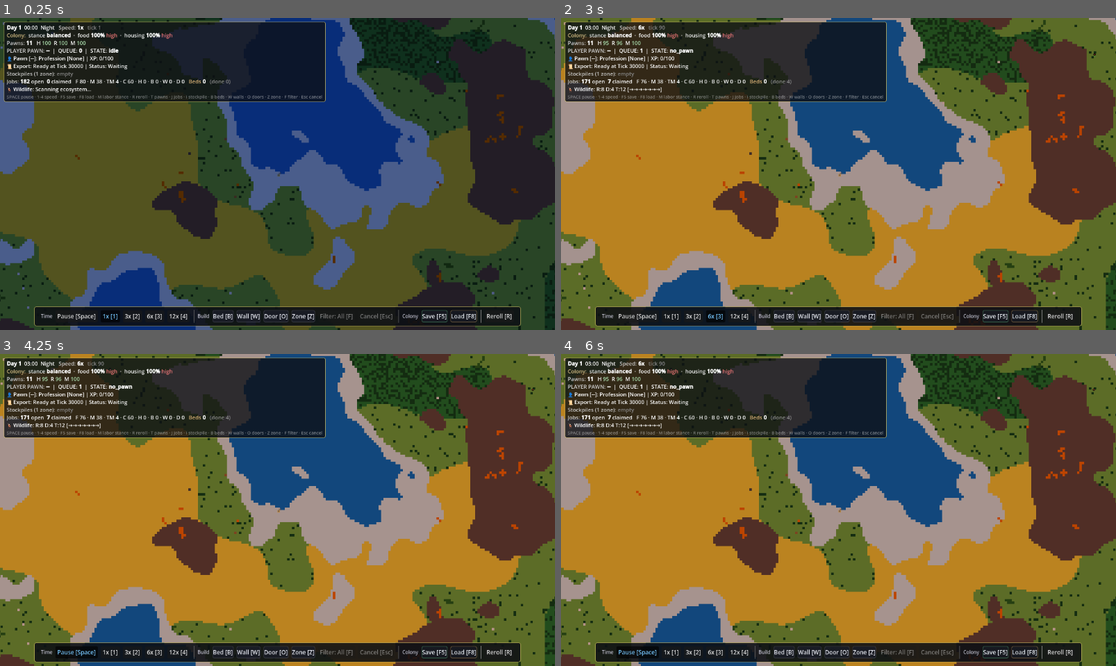
Above: before the commit, frames 1-4 (two rows, left to right).
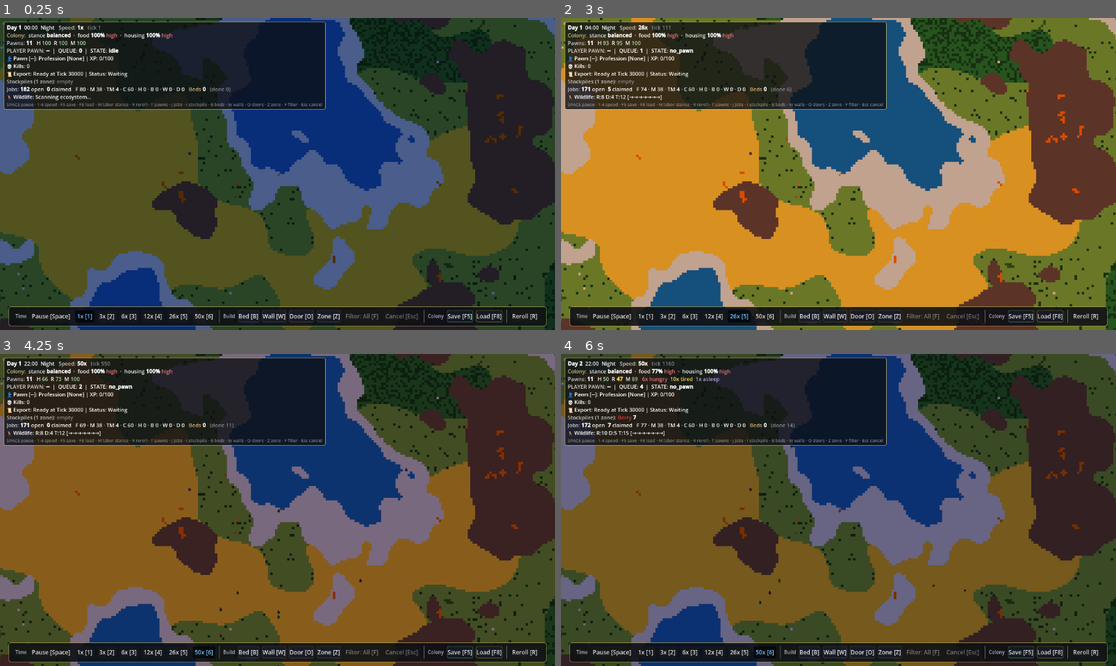
Above: after the commit, the same moments.

Repository: PVAGR/HeelKawn1
Game: Godot game, scene res://scenes/main/Main.tscn
Two runs of this game, one before a commit and one after it. Both use one fixed random seed, a clock stepped at 60 frames per second and the inputs below.
Inputs (mouse positions are in pixels of both pictures, inside the frame that each line leads up to):
- Up to frame 1 (0.25 s): no input
- Up to frame 2 (3 s): click "1x [1]" at 0.5 s; click "3x [2]" at 1.25 s; click "6x [3]" at 2 s; tap Enter at 2.75 s; move the mouse to (960, 158) at 2.77 s; hold Right (ui_right) from 2.78 s (still down); tap 5 at 2.85 s; click (960, 158) at 2.92 s
- Up to frame 3 (4.25 s): tap Space at 3.02 s; tap 6 at 3.05 s; release Right (ui_right) at 3.5 s; drag from (166, 525) to (249, 572) at 3.52 s
- Up to frame 4 (6 s): move the mouse to (894, 441) at 4.27 s; hold Right (ui_right) 4.28-5 s; tap 5 at 4.35 s; tap 6 at 4.55 s; drag from (810, 572) to (672, 463) at 5.02 s; move the mouse to (1005, 556) at 5.77 s; hold Left (ui_left) from 5.78 s (still down); tap Enter at 5.85 s

The runs differ from the first frame. In frame 1, 4.4% of the frame differs, in the area x 0-99%, y 14-99%; in frame 2, 44%; in frame 3, 59%; in frame 4, 70%, in the area x 0-100%, y 0-100%.

Commit message:
Phase 9 high-speed controls, raid auto-clear, and kill counter
Add 26x/50x speed tiers, clear active raids when no pawns remain, log enemy kills with attacker context, and track/display global kill count while recording enemy_death events in WorldMemory.

Made-with: Cursor

Diff:
--- a/autoloads/GameManager.gd
+++ b/autoloads/GameManager.gd
@@ -14,7 +14,7 @@
 ## "overnight farming" tier -- fine for running an established colony, but at
 ## this rate a single _process frame can queue many sim ticks so any per-tick
 ## work (pathing, allocations) amplifies. Keep hot paths cheap.
-const SPEED_STEPS: Array[float] = [1.0, 3.0, 6.0, 12.0]
+const SPEED_STEPS: Array[float] = [1.0, 3.0, 6.0, 12.0, 26.0, 50.0]
 ## Set true only when actively debugging pawn/animal internals.
 const VERBOSE_SIM_LOGS: bool = false
 ## Hard cap to prevent "catch-up storms" where one slow frame triggers hundreds
--- a/autoloads/WorldMemory.gd
+++ b/autoloads/WorldMemory.gd
@@ -5,7 +5,7 @@
 const SCHEMA: int = 1
 const MAX_EVENTS: int = 5000
 
-enum Kind { PAWN_DEATH = 0, ANIMAL_DEATH = 1 }
+enum Kind { PAWN_DEATH = 0, ANIMAL_DEATH = 1, ENEMY_DEATH = 2 }
 
 var _events: Array[Dictionary] = []
 var _dirty: bool = false
@@ -81,6 +81,27 @@
 		"r": _region_key(tile.x, tile.y),
 		"sp": species,
 		"sn": species_name,
+	})
+
+
+func record_enemy_death(
+		tick: int,
+		tile: Vector2i,
+		enemy_name: String,
+		attacker_name: String,
+		total_kills: int
+	) -> void:
+	_append({
+		"s": SCHEMA,
+		"k": int(Kind.ENEMY_DEATH),
+		"type": "enemy_death",
+		"t": tick,
+		"x": tile.x,
+		"y": tile.y,
+		"r": _region_key(tile.x, tile.y),
+		"enemy": enemy_name,
+		"attacker": attacker_name,
+		"kill_count": total_kills,
 	})
 
 
--- a/scenes/main/Main.gd
+++ b/scenes/main/Main.gd
@@ -122,6 +122,7 @@
 var _player_input: PlayerInputBuffer = null
 var _player_action_state: String = "idle"
 var _kernel_diagnostic: KernelDiagnostic = null
+var _kill_count: int = 0
 ## Pixel radius around a pawn that counts as a click hit. Pawns draw at
 ## DRAW_RADIUS=3.5; we add a generous slop so moving targets are easy to grab.
 const SELECT_PICK_RADIUS_PX: float = 7.0
@@ -770,6 +771,10 @@
 			GameManager.set_speed_index(2)
 		KEY_4:
 			GameManager.set_speed_index(3)
+		KEY_5:
+			GameManager.set_speed_index(4)
+		KEY_6:
+			GameManager.set_speed_index(5)
 		KEY_R:
 			_reroll_world()
 		KEY_T:
@@ -2284,8 +2289,34 @@
 	# Clean up dead enemies and display enemy status
 	if tick % 20 == 0:
 		spawner.cleanup_dead_enemies()
+		if spawner.get_enemy_count() > 0 and _living_pawn_count() == 0:
+			spawner.despawn_all()
+			print("[Main] Raid cleared: No targets remaining.")
 		if spawner.get_enemy_count() > 0 and tick % 100 == 0 and OS.is_debug_build():
 			print("[Combat] %s" % spawner.describe())
+
+
+func _living_pawn_count() -> int:
+	if _pawn_spawner == null:
+		return 0
+	var alive: int = 0
+	for p in _pawn_spawner.pawns:
+		if p != null and is_instance_valid(p):
+			alive += 1
+	return alive
+
+
+func register_enemy_kill(enemy_name: String, attacker_name: String, tile: Vector2i) -> void:
+	_kill_count += 1
+	WorldMemory.record_enemy_death(GameManager.tick_count, tile, enemy_name, attacker_name, _kill_count)
+
+
+func register_pawn_death(_pawn_id: int) -> void:
+	_kill_count += 1
+
+
+func get_kill_count() -> int:
+	return _kill_count
 
 
 # ==================== draft mode (combat control) ====================
--- a/scripts/combat/CombatResolver.gd
+++ b/scripts/combat/CombatResolver.gd
@@ -62,9 +62,17 @@
 
 	elif defender is Enemy:
 		var enemy_defender: Enemy = defender as Enemy
+		var before_hp: float = enemy_defender.health
 		enemy_defender.take_damage(damage)
 		print("[Combat] Enemy %s took %.1f damage (health %.1f)" %
 			[enemy_defender.get_species_name(), damage, enemy_defender.health])
+		if before_hp > 0.0 and enemy_defender.health <= 0.0:
+			var attacker_name: String = _combat_name(attacker)
+			var enemy_name: String = enemy_defender.get_species_name()
+			print("[Combat] Enemy %s killed by %s" % [enemy_name, attacker_name])
+			var main_node: Node = attacker.get_tree().get_root().get_node_or_null("Main") if attacker != null else null
+			if main_node != null and main_node.has_method("register_enemy_kill"):
+				main_node.call("register_enemy_kill", enemy_name, attacker_name, enemy_defender.tile_pos)
 
 	return true
 
@@ -111,3 +119,17 @@
 		total += skill_xp
 		count += 1
 	return total / max(1, count)
+
+
+static func _combat_name(actor: Node) -> String:
+	if actor == null:
+		return "Unknown"
+	if actor is Pawn:
+		var p: Pawn = actor as Pawn
+		if p.data != null:
+			return p.data.display_name
+		return "Pawn"
+	if actor is Enemy:
+		var e: Enemy = actor as Enemy
+		return e.get_species_name()
+	return actor.name
--- a/scripts/combat/EnemySpawner.gd
+++ b/scripts/combat/EnemySpawner.gd
@@ -81,6 +81,14 @@
 	return enemies.size()
 
 
+func despawn_all() -> void:
+	cleanup_dead_enemies()
+	for e in enemies:
+		if e != null and is_instance_valid(e):
+			e.queue_free()
+	enemies.clear()
+
+
 func describe() -> String:
 	return "Enemies: %d active / %d max (raid #%d, difficulty %.1fx)" % [
 		get_enemy_count(), MAX_ENEMIES, _raid_number, _difficulty
--- a/scripts/pawn/Pawn.gd
+++ b/scripts/pawn/Pawn.gd
@@ -1742,6 +1742,9 @@
 		WorldMemory.record_pawn_death(
 			GameManager.tick_count, data.tile_pos, data.id, data.display_name, mem_cause
 		)
+		var main_node: Node = get_tree().get_root().get_node_or_null("Main")
+		if main_node != null and main_node.has_method("register_pawn_death"):
+			main_node.call("register_pawn_death", int(data.id))
 
 	# Remove from groups and free the node
 	remove_from_group("pawns")
--- a/scripts/ui/ColonyHUD.gd
+++ b/scripts/ui/ColonyHUD.gd
@@ -161,6 +161,7 @@
 	lines.append(_pawn_line())
 	lines.append(_player_status_line())
 	lines.append(_skill_line())
+	lines.append(_kill_line())
 	lines.append(_export_status_line())
 	lines.append(_stockpile_line())
 	lines.append(_jobs_line())
@@ -406,6 +407,13 @@
 	return "📜 Export: Ready at Tick 30000 | Status: Waiting"
 
 
+func _kill_line() -> String:
+	var main_node: Main = get_tree().get_root().get_node_or_null("Main") as Main
+	if main_node == null:
+		return "💀 Kills: 0"
+	return "💀 Kills: %d" % int(main_node.get_kill_count())
+
+
 func _sample_wildlife(current_tick: int) -> void:
 	var spawner: AnimalSpawner = null
 	if has_meta("animal_spawner"):
